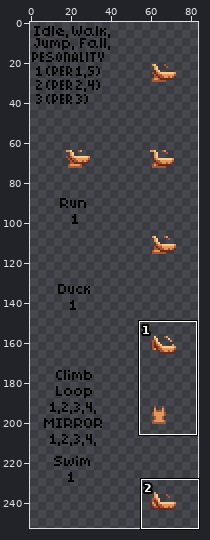
Edited in one commit: sprite sheet (items/armors/human/human-workout/chestf.png). Above: a wide view before the commit, with the close-up outlined.
Close-up. As it was:
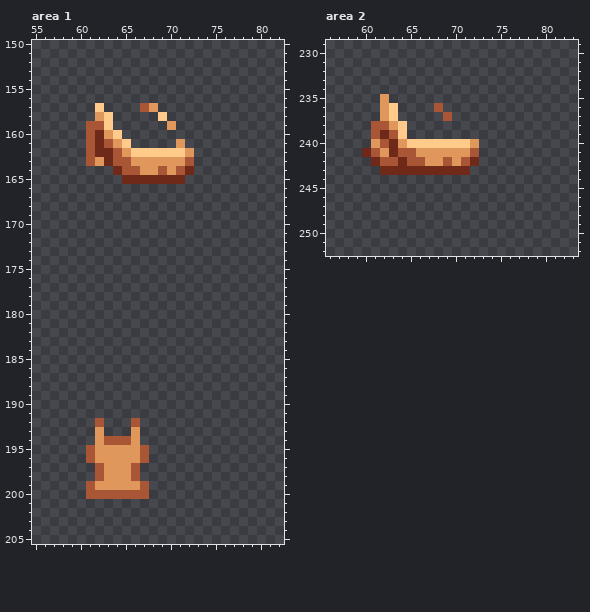
The file is 86x258 pixels. Shown: area 1: x 55..82, y 150..205; area 2: x 56..83, y 229..252. The wide view leaves out empty margins. The commit also changed other parts of the picture, which this record leaves out.
New version:
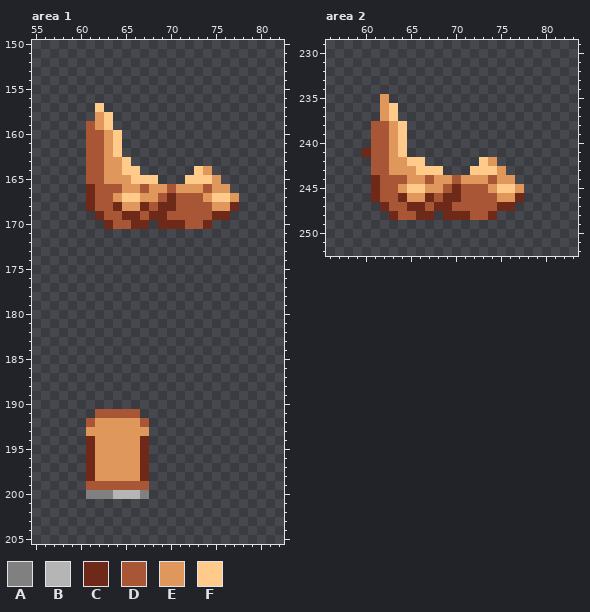
Palette (. is transparent): A #808080  B #b5b5b5  C #6f2919  D #a85636  E #e0975c  F #ffca8a
From old to new:
--- area 1
@@ x 55..82 @@
 156 ............................
-157 .......F....DE..............
-158 .......EF.....F.............
-159 ......DDF......E............
-160 ......DCEF..................
-161 ......DCDEF.....E...........
-162 ......DCCDEFFFFFFE..........
-163 ......DECDDEEEEEED..........
-164 .........CDDEEDEDC..........
-165 ..........CCCCCCC...........
-166 ............................
-167 ............................
-168 ............................
-169 ............................
-170 ............................
+157 .......F....................
+158 .......EF...................
+159 ......DEF...................
+160 ......DDEF..................
+161 ......DDEF..................
+162 ......DDEF..................
+163 ......DDEEF.................
+164 ......DDEEFF......FE........
+165 ......DDEEEFFF...FFFE.......
+166 ......CDDDEEDEEDEEEDEE......
+167 ......CDDEFFEEDCDDDEFFE.....
+168 ......CDDCEECDCCDDDDEEC.....
+169 .......CDDCCDCCDDDDDCC......
+170 ........CDDCC.CCCDDC........
 171 ............................
@@ x 59..69 @@
 190 ...........
-191 ...........
-192 ...D...D...
-193 ...E...E...
-194 ...EDDDE...
-195 ..DEEEEED..
-196 ..DEEEEED..
-197 ...DEEED...
-198 ...DEEED...
-199 ..DEEEEED..
-200 ..DDDDDDD..
+191 ...DDDDD...
+192 ..DEEEEED..
+193 ..EEEEEEE..
+194 ..CEEEEEC..
+195 ..CEEEEEC..
+196 ..CEEEEEC..
+197 ..CEEEEEC..
+198 ..CEEEEEC..
+199 ..DDDDDDD..
+200 ..AAABBBA..
 201 ...........
--- area 2
@@ x 56..83 @@
 235 ......E.....................
-236 ......EF....D...............
-237 ......EF.....D..............
+236 ......EF....................
+237 ......EF....................
 238 .....DDEF...................
-239 .....DCDF...................
-240 .....EDCEFFFFFFFE...........
-241 ....CDECDDEEEEEED...........
-242 .....CDDCDDEEDEDC...........
-243 ......CCCCCCCCCC............
-244 ............................
-245 ............................
-246 ............................
-247 ............................
-248 ............................
+239 .....DDEF...................
+240 .....DDEF...................
+241 ....CDDEF...................
+242 .....DDEEFF......FE.........
+243 .....DDEEEFFF...FFFE........
+244 .....CDDDEEDEEDEEEDEE.......
+245 .....CDDEFFEEDCDDDEFFE......
+246 .....CDDCEECDCCDDDDEEC......
+247 ......CDDCCDCCDDDDDCC.......
+248 .......CDDCC.CCCDDC.........
 249 ............................
Where, in picture pixels (left, top, right, bottom), the same in both close-ups:
changed: (86, 103, 239, 229)
changed: (86, 409, 149, 499)
changed: (371, 103, 524, 220)
